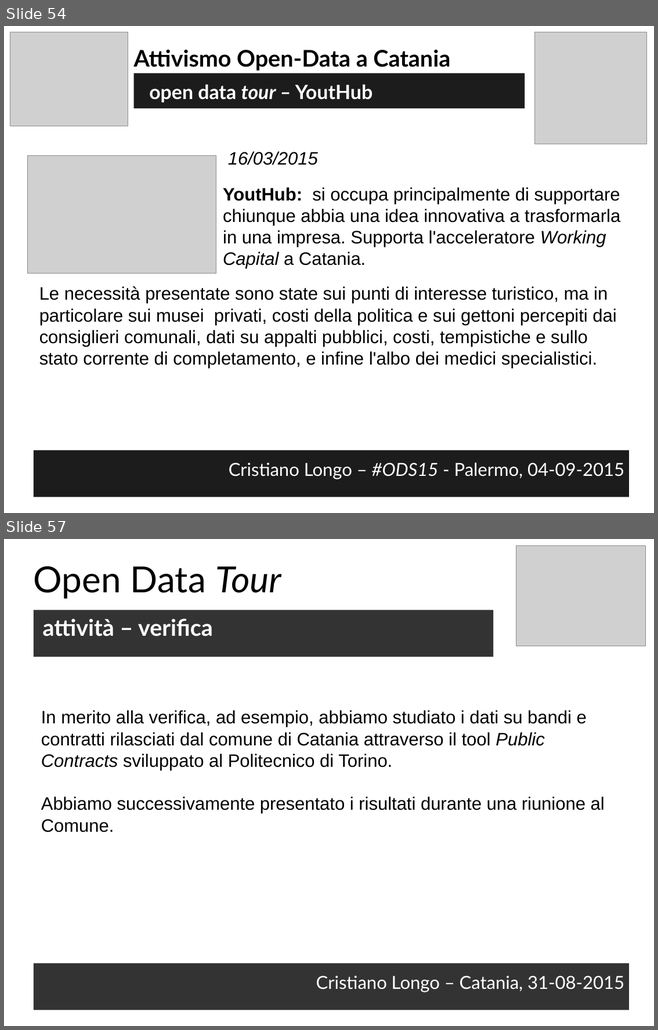
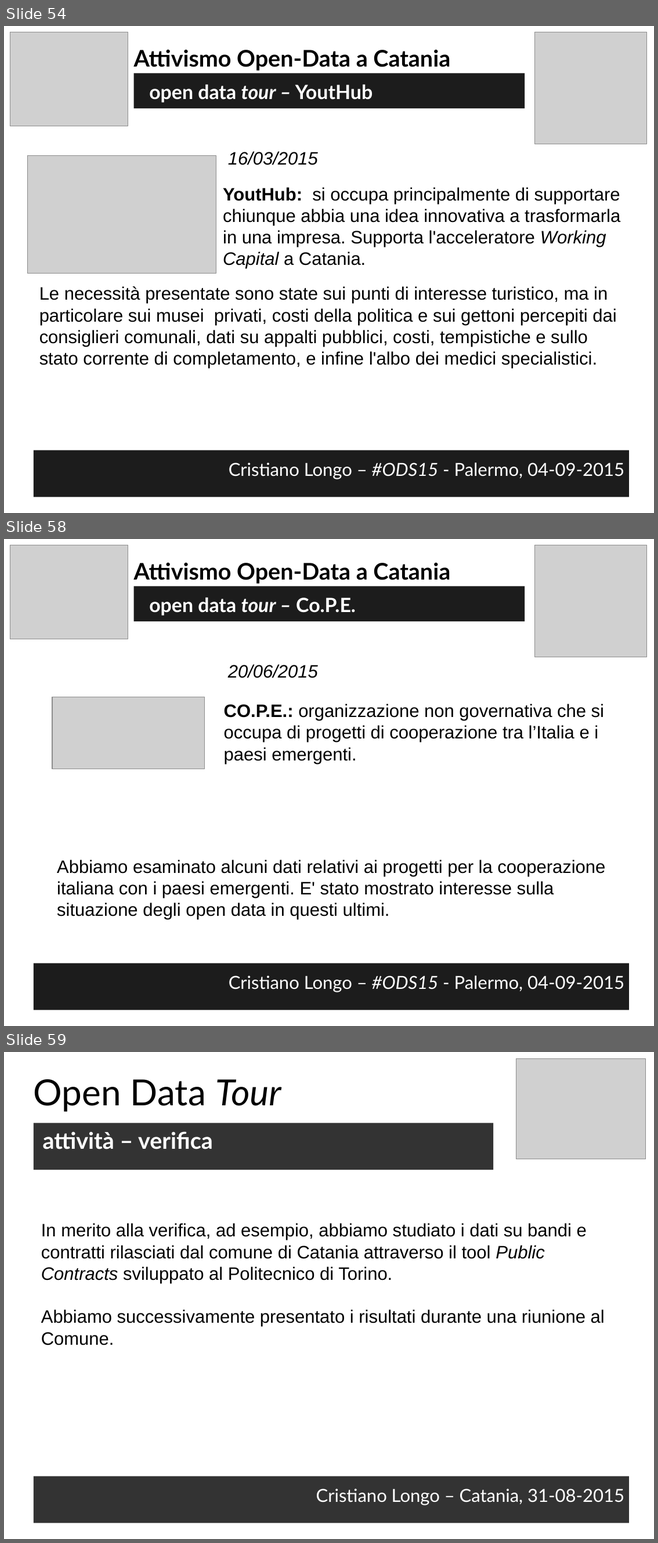
Before and after one commit to opendatahacklab/opendatahacklab.github.io, a slide deck: events/odt_ods15.odp. Shown one above the other, each under a label of ours: slides 54 and 57 before the commit, slides 54, 58 and 59 after it; the slides between them are not shown. The pictures are 658x1030 and 658x1543 pixels, drawn with LibreOffice and Linux fonts; fonts in the diff are those of the drawing; grey boxes stand for pictures. Boxes give left, top, right and bottom in pixels: in the first picture for what was removed or moved away, otherwise in the second. Text is boxed around its words. In the diff, an @@ line names an element or a change of style, - is before the commit and + after.

```diff
--- a/events/odt_ods15.odp
+++ b/events/odt_ods15.odp
@@ slide 58 added at <box>4,539,654,1026</box>, background #FFFFFF @@
@@ picture added at <box>10,545,128,639</box> @@
@@ picture added at <box>535,545,647,657</box> @@
@@ text added at <box>134,562,450,584</box>, 28 pt, text #000000, bold @@
+Attivismo Open-Data a Catania
@@ text added at <box>134,586,524,621</box>, fill #1C1C1C, 24 pt, text #FFFFFF, bold @@
+open data tour – Co.P.E.
@@ text added at <box>228,664,318,678</box>, 22 pt, text #000000, italic @@
+20/06/2015
@@ picture added at <box>52,697,205,769</box> @@
@@ text added at <box>224,704,604,764</box>, 22 pt, text #000000 @@
+CO.P.E.: organizzazione non governativa che si occupa di progetti di cooperazione tra l’Italia e i paesi emergenti.
@@ text added at <box>57,860,605,920</box>, 22 pt, text #000000 @@
+Abbiamo esaminato alcuni dati relativi ai progetti per la cooperazione italiana con i paesi emergenti. E' stato mostrato interesse sulla situazione degli open data in questi ultimi.
@@ text added at <box>34,964,629,1010</box>, fill #1C1C1C, 22 pt, text #FFFFFF @@
+Cristiano Longo – #ODS15 - Palermo, 04-09-2015
@@ what was slide 57 is now slide 59 @@
```
Also in this commit, not shown: 1 slide changed, 2 other slides added, 1 slide removed.
